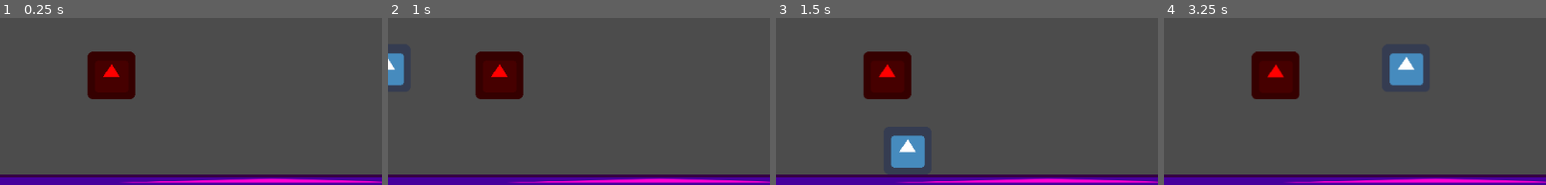
Above: before the commit, frames 1-4 (left to right).
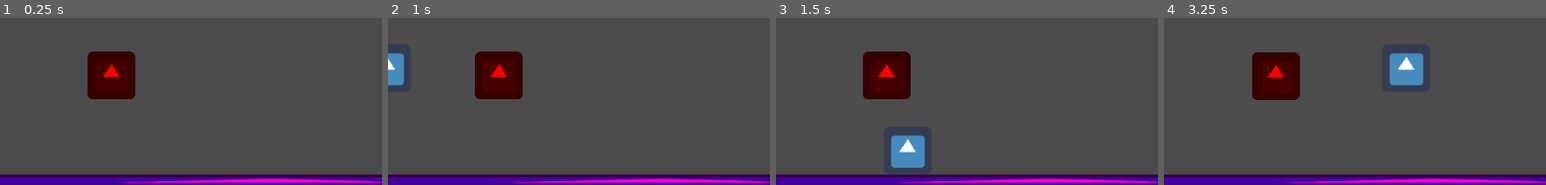
Above: after the commit, the same moments.

Repository: uspgamedev/welcome-to-your-mind
Game: Godot game, scene res://Stages/TestLevelBadTrigger.tscn
Two runs of this game, one before a commit and one after it. Both use one fixed random seed, a clock stepped at 60 frames per second and the inputs below. This scene is started directly instead of the project's main scene. The engine's default icon, where the game draws it, is replaced by a stand-in: a white triangle on a blue panel in a dark square.
Inputs:
- Up to frame 1 (0.25 s): no input
- Up to frame 2 (1 s): hold Right (ui_right) from 0.53 s (still down); tap Up (ui_up) at 0.77 s
- Up to frame 3 (1.5 s): keep holding Right (ui_right)
- Up to frame 4 (3.25 s): tap Up (ui_up) at 1.52, 3.02 s; release Right (ui_right) at 2.03 s; hold Left (ui_left) 2.03-2.78 s; hold Right (ui_right) from 2.78 s (still down)
The pictures show only the part of the screen within x 19-69%, y 47-97%; the shares and areas given below are measured in that part.

Frame 1 is identical in both runs. In frame 2, 0.2% of the frame differs, in the area x 22-36%, y 20-48%; in frame 3, 0.2%; in frame 4, 0.4%, in the area x 22-36%, y 20-50%.

Commit message:
Changes the TriggerBad detection mode from Area2D do Vector Distance

Diff:
--- a/Stages/Depression/Enemies/TriggerBad.gd
+++ b/Stages/Depression/Enemies/TriggerBad.gd
@@ -15,17 +15,16 @@
     set_process(true)
     set_physics_process(true)
 
+func check_distance():
+    if get_position().distance_to(Player.get_position()) < 300:
+        following = true
+    else:
+        following = false
+
 func _process(delta):
+    check_distance()
+
     if following == true:
         target = Player.get_position()
         velocity = (target - self.position).normalized() * speed
         move_and_slide(velocity)
-
-
-func _on_Area2D_body_entered(body):
-    if body.is_in_group("Player"):
-        following = true
-
-func _on_Area2D_body_exited(body):
-    if body.is_in_group("Player"):
-        following = false
--- a/Stages/Depression/Enemies/TriggerBad.tscn
+++ b/Stages/Depression/Enemies/TriggerBad.tscn
@@ -1,12 +1,7 @@
-[gd_scene load_steps=4 format=2]
+[gd_scene load_steps=3 format=2]
 
 [ext_resource path="res://Stages/Depression/Enemies/TriggerBad.gd" type="Script" id=1]
 [ext_resource path="res://icon.png" type="Texture" id=2]
-
-[sub_resource type="CircleShape2D" id=1]
-
-custom_solver_bias = 0.0
-radius = 150.0
 
 [node name="TriggerBad" type="KinematicBody2D"]
 
@@ -22,22 +17,3 @@
 self_modulate = Color( 1, 0, 0, 1 )
 texture = ExtResource( 2 )
 _sections_unfolded = [ "Material", "Visibility" ]
-
-[node name="Area2D" type="Area2D" parent="." index="1"]
-
-input_pickable = true
-gravity_vec = Vector2( 0, 1 )
-gravity = 98.0
-linear_damp = 0.1
-angular_damp = 1.0
-audio_bus_override = false
-audio_bus_name = "Master"
-
-[node name="CollisionShape2D" type="CollisionShape2D" parent="Area2D" index="0"]
-
-shape = SubResource( 1 )
-_sections_unfolded = [ "Transform" ]
-
-[connection signal="body_entered" from="Area2D" to="." method="_on_Area2D_body_entered"]
-
-[connection signal="body_exited" from="Area2D" to="." method="_on_Area2D_body_exited"]
--- a/Stages/TestLevelBadTrigger.tscn
+++ b/Stages/TestLevelBadTrigger.tscn
@@ -20,10 +20,6 @@
 [node name="TriggerBad" parent="Node2D" index="1" instance=ExtResource( 2 )]
 
 position = Vector2( 340, 340 )
-
-[node name="CollisionShape2D" parent="Node2D/TriggerBad/Area2D" index="0"]
-
-scale = Vector2( 0.957547, 0.957547 )
 
 [node name="StaticBody2D" type="StaticBody2D" parent="Node2D" index="2"]
 
